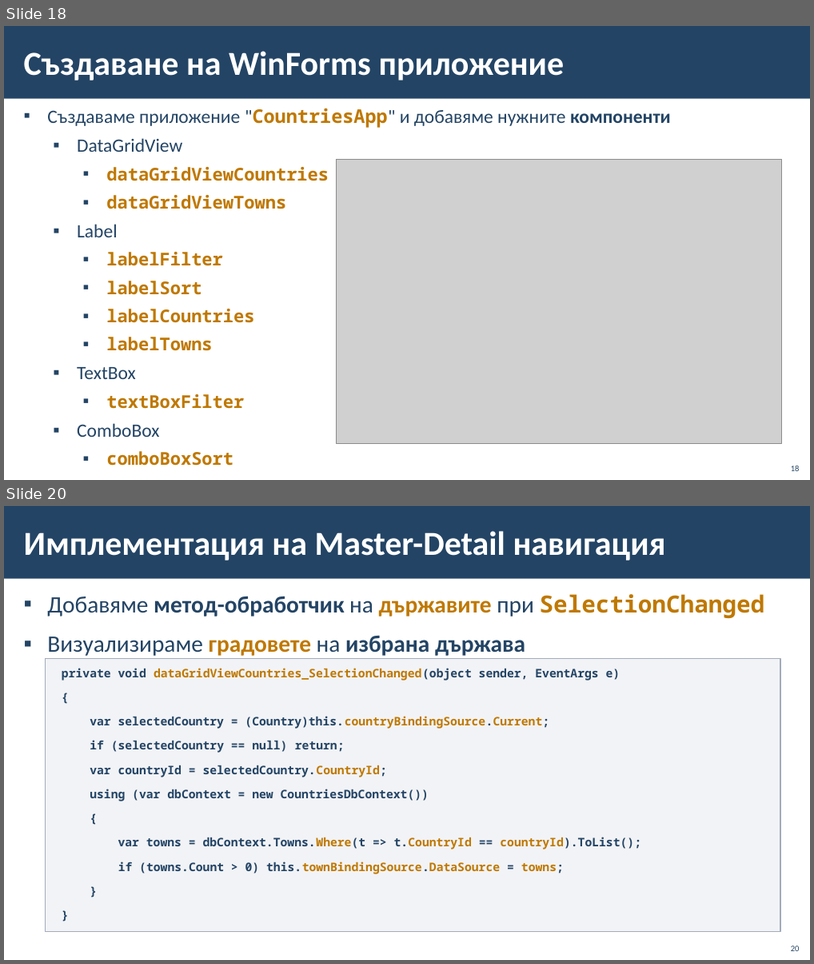
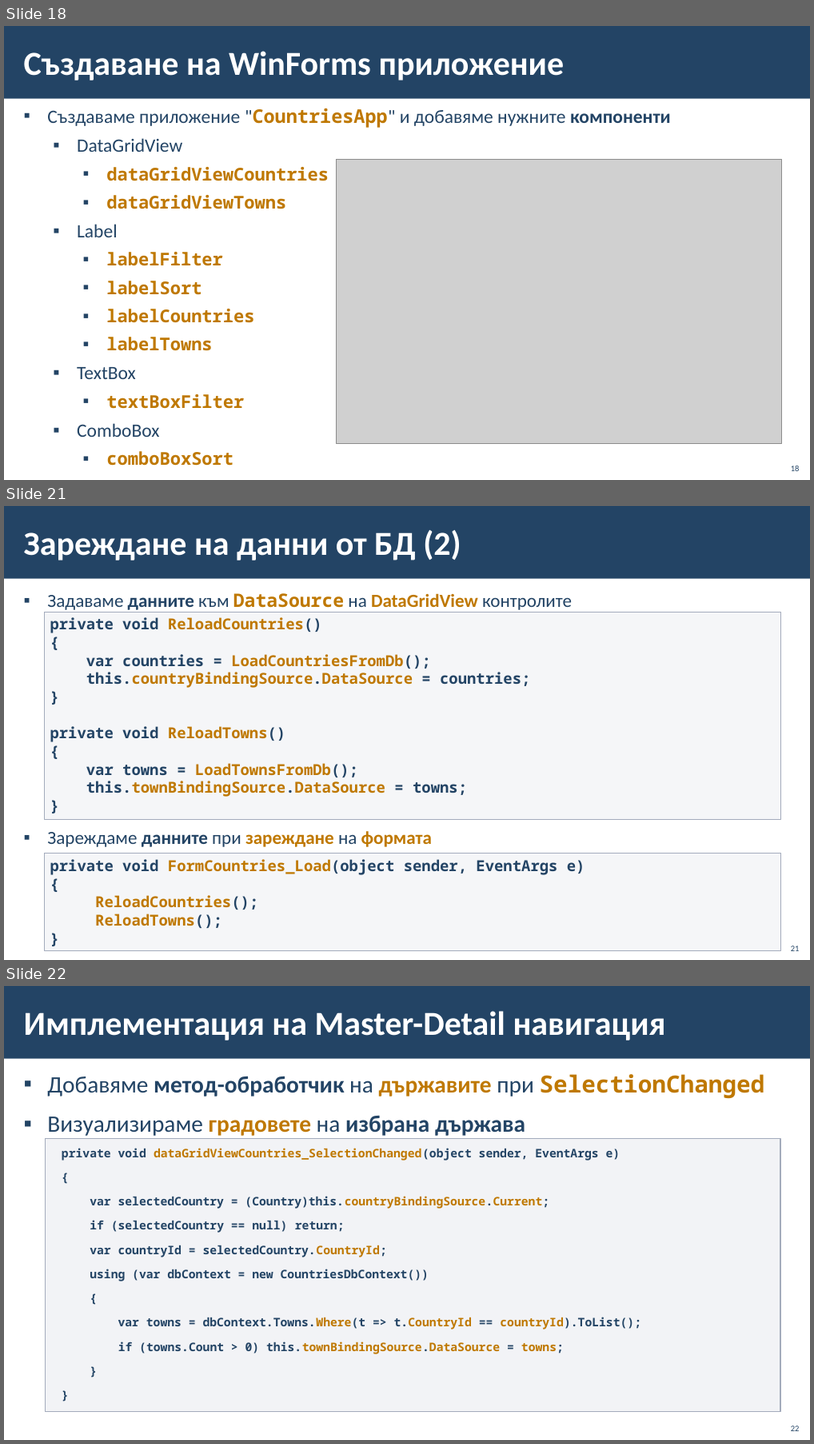
Before and after one commit to BG-IT-Edu/School-Programming, a slide deck: Courses/Software-Sciences/Module-4-Information-Systems-New/08-Navigation-between-Tables/08-Navigation-between-Tables.pptx. Shown one above the other, each under a label of ours: slides 18 and 20 before the commit, slides 18, 21 and 22 after it; the slides between them are not shown. The pictures are 814x964 and 814x1444 pixels, drawn with LibreOffice and Linux fonts; fonts in the diff are those of the drawing; grey boxes stand for pictures; background and template pictures are left out. Boxes give left, top, right and bottom in pixels: in the first picture for what was removed or moved away, otherwise in the second. Text is boxed around its words. In the diff, an @@ line names an element or a change of style, - is before the commit and + after.

```diff
--- a/Courses/Software-Sciences/Module-4-Information-Systems-New/08-Navigation-between-Tables/08-Navigation-between-Tables.pptx
+++ b/Courses/Software-Sciences/Module-4-Information-Systems-New/08-Navigation-between-Tables/08-Navigation-between-Tables.pptx
@@ slide 21 added at [4, 506, 810, 960], background #FFFFFF; not listed: 1 template element that a slide beside it also shows @@
@@ title added at [24, 530, 461, 560], 40 pt, text #FFFFFF, bold @@
+Зареждане на данни от БД (2)
@@ text added at [47, 593, 572, 847], 22 pt, text #234465, bold @@
+▪ Задаваме данните към DataSource на DataGridView контролите
+▪ Зареждаме данните при зареждане на формата
@@ rectangle added at [44, 612, 782, 820], fill #C2C7D2 at 15% opacity, outline #A3ABBC 1 pt, 18 pt, text #BF7800, bold @@
+private void ReloadCountries()
+{
+var countries = LoadCountriesFromDb();
+this.countryBindingSource.DataSource = countries;
+}
+private void ReloadTowns()
+{
+var towns = LoadTownsFromDb();
+this.townBindingSource.DataSource = towns;
+}
@@ rectangle added at [44, 853, 782, 952], fill #C2C7D2 at 15% opacity, outline #A3ABBC 1 pt, 18 pt, text #234465, bold @@
+private void FormCountries_Load(object sender, EventArgs e)
+{
+ReloadCountries();
+ReloadTowns();
+}
@@ page number added at [791, 945, 800, 951], 10 pt, text #234465 @@
+21
@@ what was slide 20 is now slide 22 @@
@@ page number at [791, 1425, 800, 1431]: text changed @@
-20
+22
```
Also in this commit, not shown: 1 slide changed, 1 other slide added.
